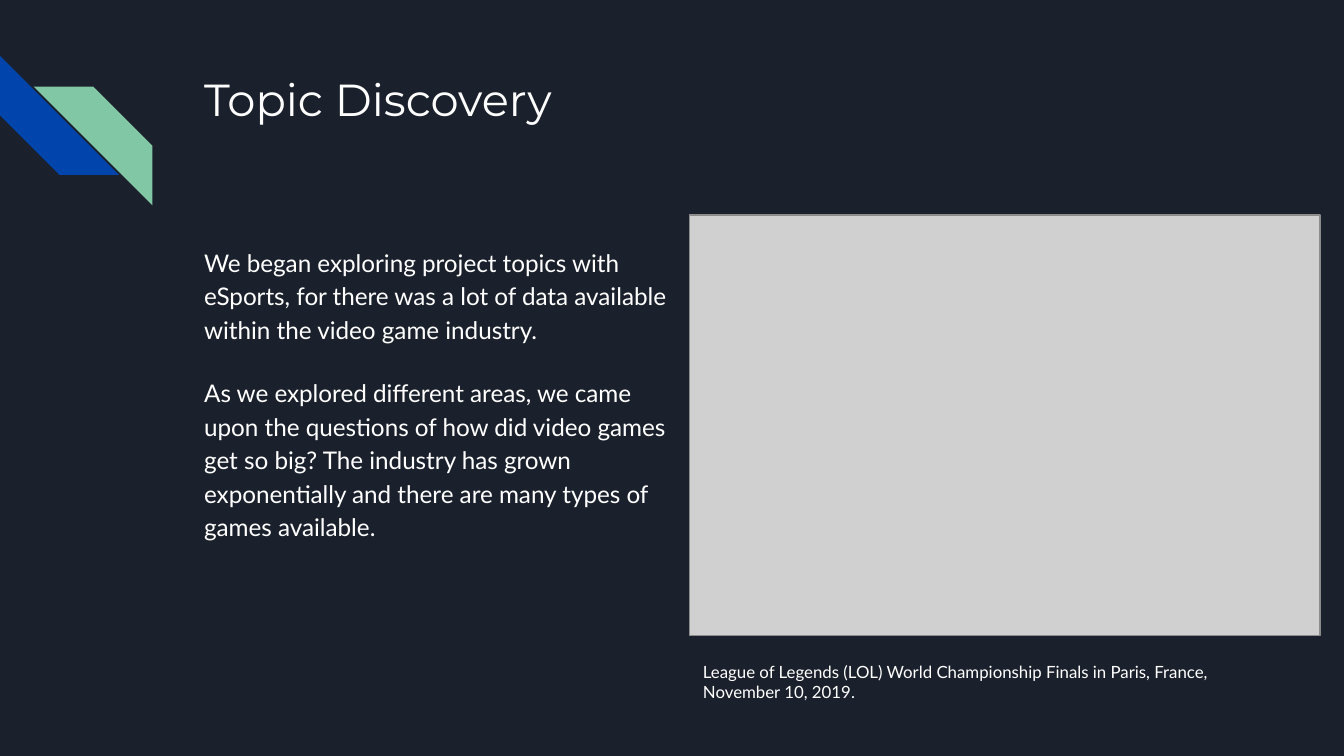
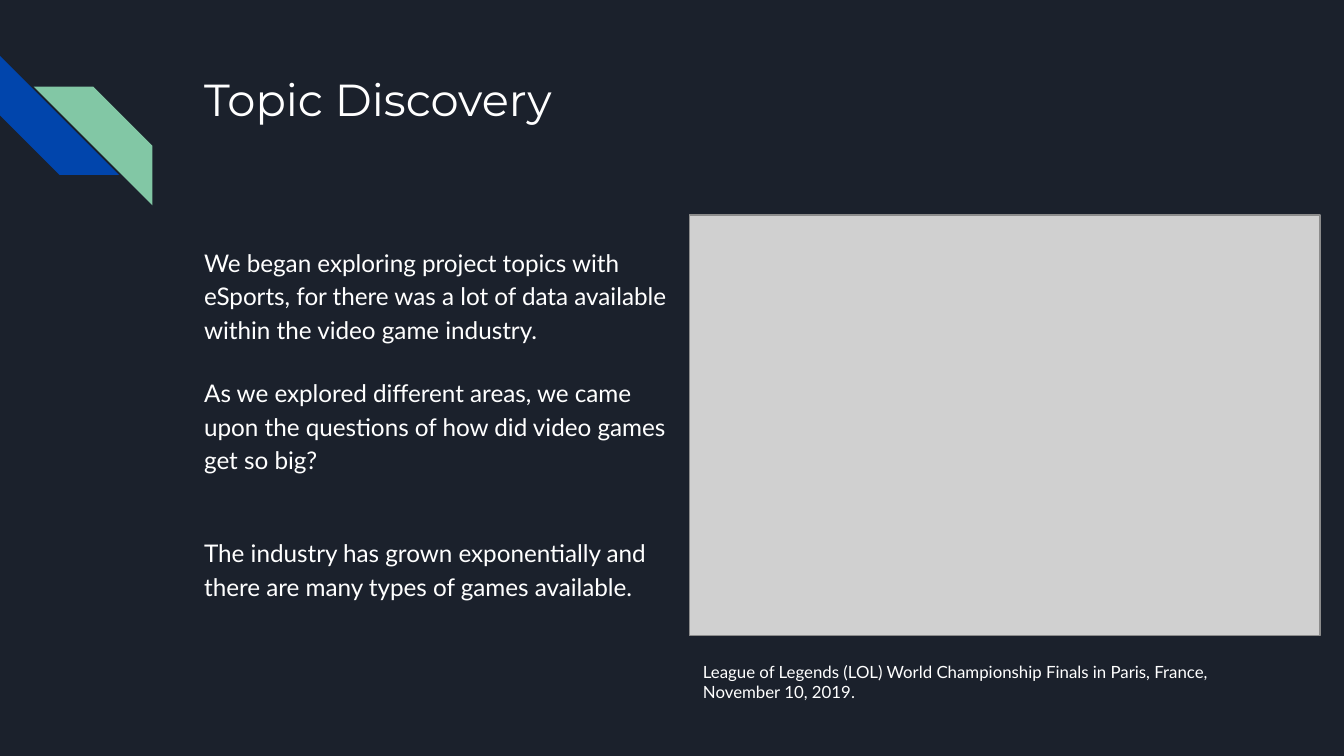
Before and after one commit to zubair97431/UpAndComingVideoGames, a slide deck: slide 2 of presentation/Up and Coming Video Games - Live Presentation.pptx. Drawn at 1344x756 pixels with LibreOffice and Linux fonts; fonts in the diff are those of the drawing; grey boxes stand for pictures. Boxes give left, top, right and bottom in pixels: in the first picture for what was removed or moved away, otherwise in the second. Text is boxed around its words. In the diff, an @@ line names an element or a change of style, - is before the commit and + after.

```diff
--- a/presentation/Up and Coming Video Games - Live Presentation.pptx
+++ b/presentation/Up and Coming Video Games - Live Presentation.pptx
@@ text at [204,384,666,601]: text changed @@
-As we explored different areas, we came upon the questions of how did video games get so big? The industry has grown exponentially and there are many types of games available.
+As we explored different areas, we came upon the questions of how did video games get so big?
+The industry has grown exponentially and there are many types of games available.
```
Also in this commit, not shown: 2 other slides changed, 1 slide added, 13 other files.
